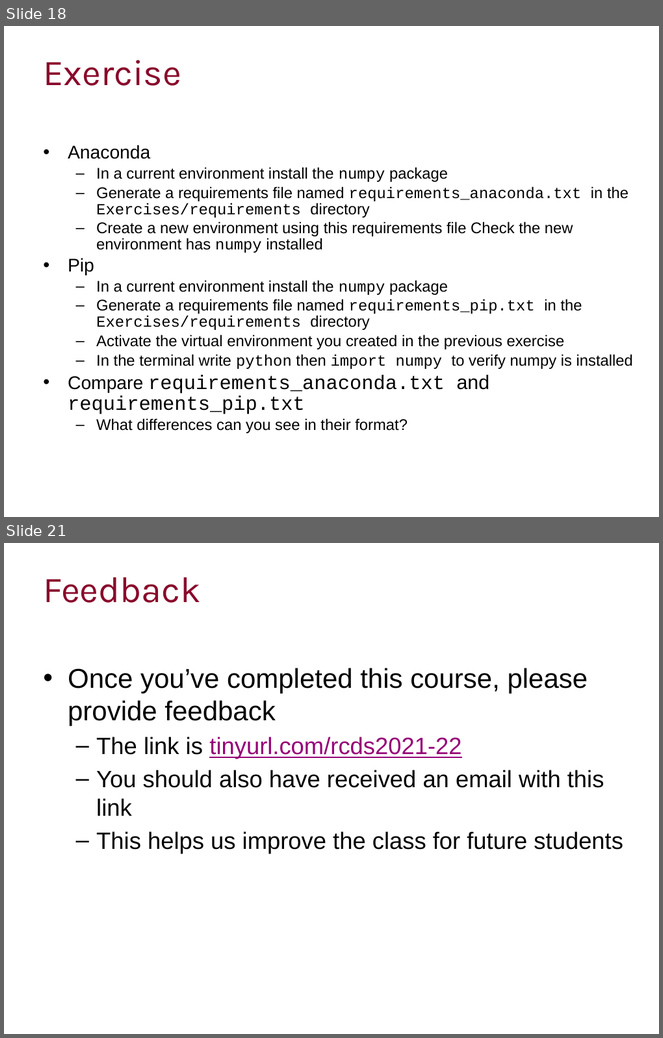
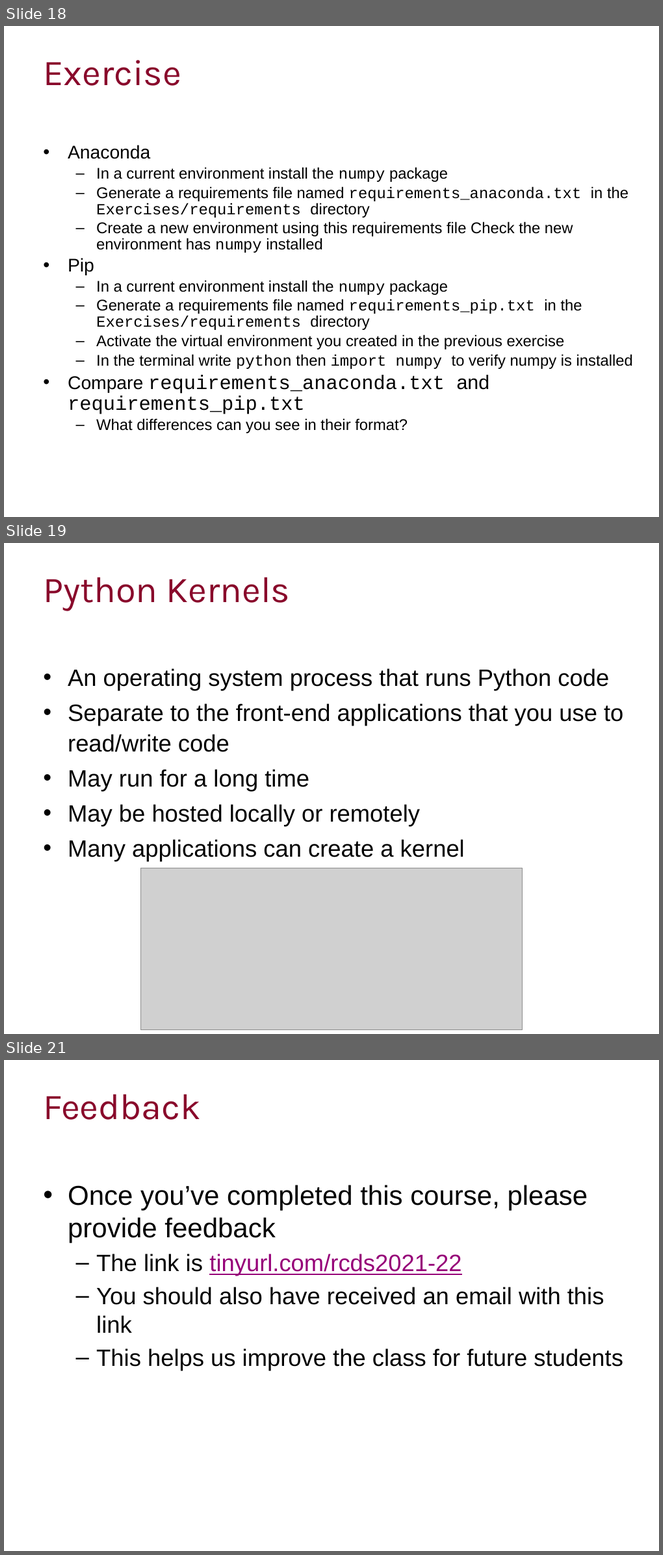
Before and after one commit to ImperialCollegeLondon/RCDS-managing-and-running-python-effectively, a slide deck: Managing and Running Python Effectively.pptx. Shown one above the other, each under a label of ours: slides 18 and 21 before the commit, slides 18, 19 and 21 after it; the slides between them are not shown. The pictures are 663x1038 and 663x1555 pixels, drawn with LibreOffice and Linux fonts; fonts in the diff are those of the drawing; grey boxes stand for pictures; background and template pictures are left out. Boxes give left, top, right and bottom in pixels: in the first picture for what was removed or moved away, otherwise in the second. Text is boxed around its words. In the diff, an @@ line names an element or a change of style, - is before the commit and + after.

```diff
--- a/Managing and Running Python Effectively.pptx
+++ b/Managing and Running Python Effectively.pptx
@@ slide 19 added at (4,543,659,1034), background #FFFFFF @@
@@ title added at (43,577,290,611), 40 pt, text #89092B @@
+Python Kernels
@@ text added at (68,668,623,861), 26 pt, text #000000 @@
+• An operating system process that runs Python code
+• Separate to the front-end applications that you use to read/write code
+• May run for a long time
+• May be hosted locally or remotely
+• Many applications can create a kernel
@@ picture added at (141,868,522,1030) @@
```
Also in this commit, not shown: 1 slide changed, 1 slide removed.
